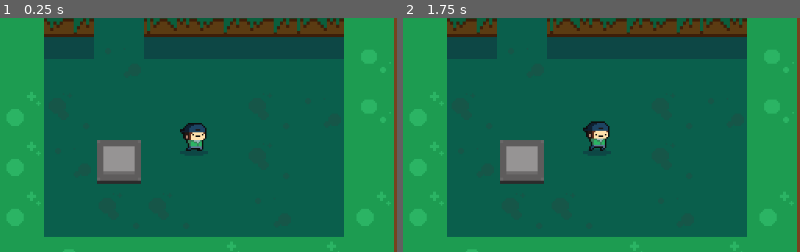
Above: before the commit, frames 1-2 (left to right).
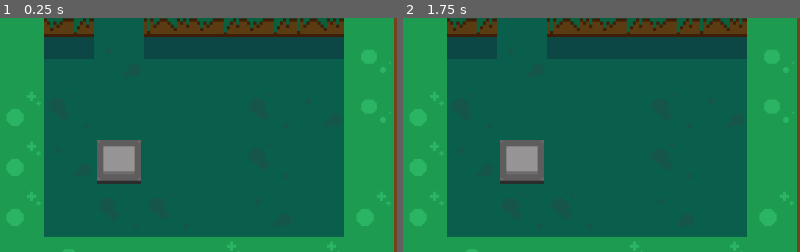
Above: after the commit, the same moments.

Repository: AlvarBer/Linked-Space
Game: Godot game, scene res://Assets/Scenes/Game.tscn
Same seed, same stepped clock (60 frames per second), same inputs: the game is played once before the commit and once after it.
Inputs:
- Up to frame 1 (0.25 s): no input
- Up to frame 2 (1.75 s): tap Enter at 0.5 s; tap Space at 1.25 s
The pictures show only the part of the screen within x 0-50%, y 25-75%; the shares and areas given below are measured in that part.

The runs differ from the first frame. In frame 1, 0.6% of the frame differs, in the area x 45-53%, y 44-57%; in frame 2, 0.6%.

Commit message:
Reworked object interaction programming internals

Diff:
--- a/Assets/Scenes/Player.tscn
+++ b/Assets/Scenes/Player.tscn
@@ -1,9 +1,17 @@
-[gd_scene load_steps=14 format=2]
-
-[ext_resource path="res://Assets/Scripts/player.gd" type="Script" id=1]
+[gd_scene load_steps=15 format=2]
+
+[ext_resource path="res://Assets/Scripts/Player.gd" type="Script" id=1]
 [ext_resource path="res://Assets/Graphics/player_1.png" type="Texture" id=2]
 [ext_resource path="res://Assets/Graphics/button.png" type="Texture" id=3]
 [ext_resource path="res://Assets/Graphics/forbidden.png" type="Texture" id=4]
+
+[sub_resource type="AtlasTexture" id=10]
+
+flags = 4
+atlas = ExtResource( 2 )
+region = Rect2( 0, 0, 0, 0 )
+margin = Rect2( 0, 0, 0, 0 )
+filter_clip = false
 
 [sub_resource type="RectangleShape2D" id=1]
 
@@ -264,7 +272,7 @@
 _sections_unfolded = [ "Transform" ]
 player_idx = 1
 speed = 100
-texture = ExtResource( 2 )
+texture = SubResource( 10 )
 
 [node name="KinematicBody2D" type="KinematicBody2D" parent="." index="0"]
 
--- a/Assets/Scripts/player.gd
+++ b/Assets/Scripts/Player.gd
@@ -58,7 +58,7 @@
 
 	# Taking/placing things
 	if Input.is_action_just_pressed("player_%d_take" % player_idx):
-		print(self.print_tree())
+		self.get_parent().print_tree()
 		print("---")
 		if holding_obj:  # Trying to place
 			if Util.can_stop_act(self.holding_obj, self):
--- a/Assets/Scripts/Rock.gd
+++ b/Assets/Scripts/Rock.gd
@@ -14,7 +14,6 @@
 	self.on_continued_act(false)
 
 func on_act(active, player):
-	# Assume acting is possible
 	$CollisionShape2D.disabled = true
 	if active:
 		Util.reparent(self, player)
@@ -32,7 +31,8 @@
 func on_stop_act(active, player):
 	if active:
 		var pos_on_map = Util.pos_relative_to(self, self.get_node("../.."))
-		Util.reparent(self, self.get_node("../.."))
+		# TODO Change player to be a KinematicBody2D?
+		Util.reparent(self, self.get_node("../../.."))
 		self.position = pos_on_map
 	else:
 		self.modulate = Color("#ffffff")
